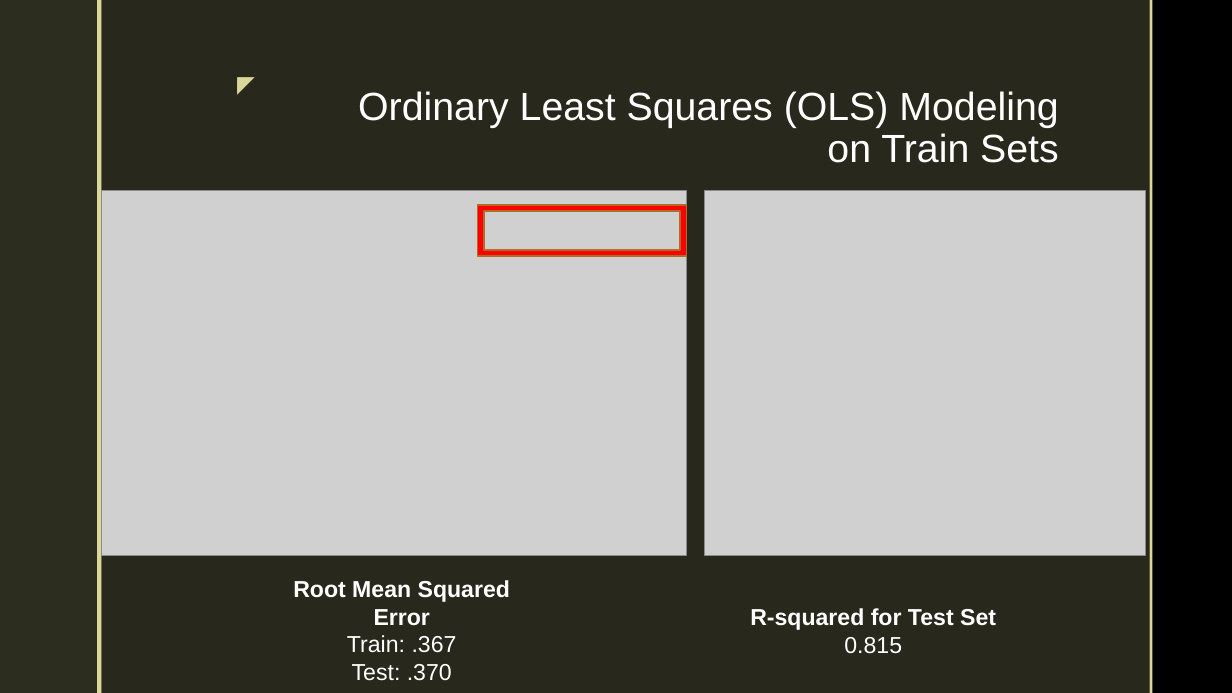
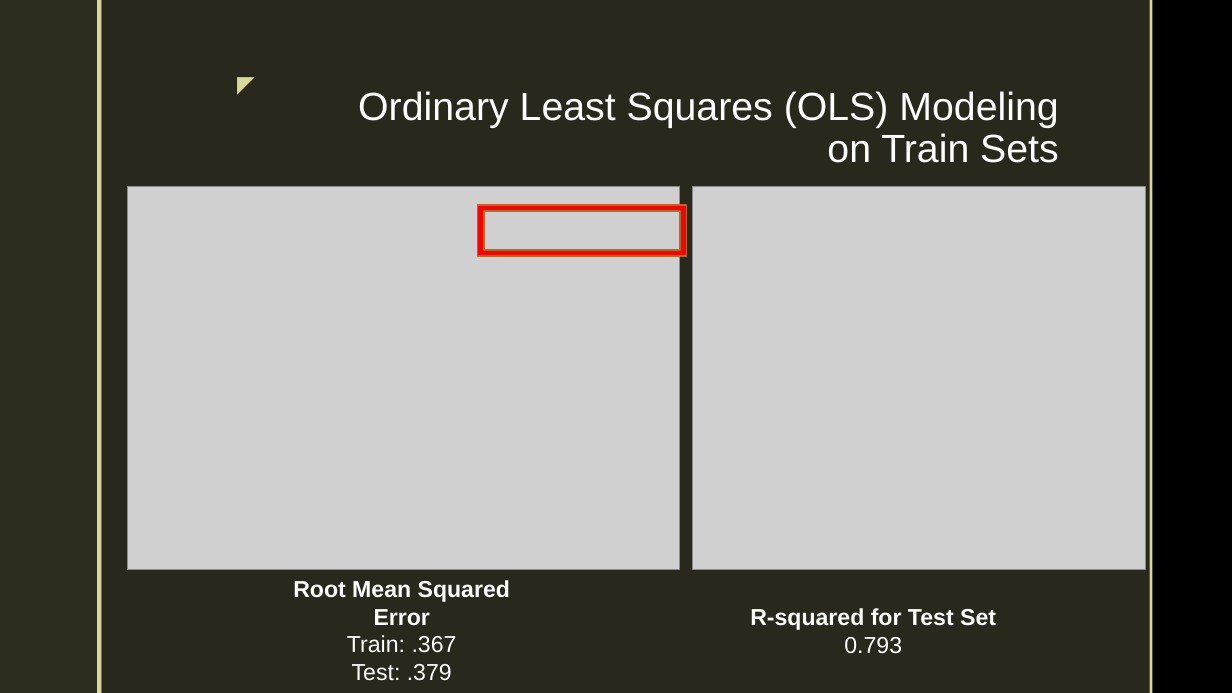
Before and after one commit to Daveedlee/googleplaystoreLR, a slide deck: slide 10 of Project decker.pptx. Drawn at 1232x693 pixels with LibreOffice and Linux fonts; fonts in the diff are those of the drawing; grey boxes stand for pictures; background and template pictures are left out. Boxes give left, top, right and bottom in pixels: in the first picture for what was removed or moved away, otherwise in the second. Text is boxed around its words. In the diff, an @@ line names an element or a change of style, - is before the commit and + after.

Commit message:
v0.03; fixed mis-arrangd test-dataframe slicing

```diff
--- a/Project decker.pptx
+++ b/Project decker.pptx
@@ picture: place and size @@
-picture at box(102, 190, 687, 555)
+picture at box(127, 187, 679, 569)
@@ picture: place and size @@
-picture at box(705, 190, 1146, 555)
+picture at box(693, 187, 1145, 569)
@@ text at box(844, 637, 902, 654): text changed @@
-0.815
+0.793
@@ text at box(352, 664, 452, 681): text changed @@
-Test: .370
+Test: .379
```
Also in this commit, not shown: 2 other slides changed, 2 other files.
